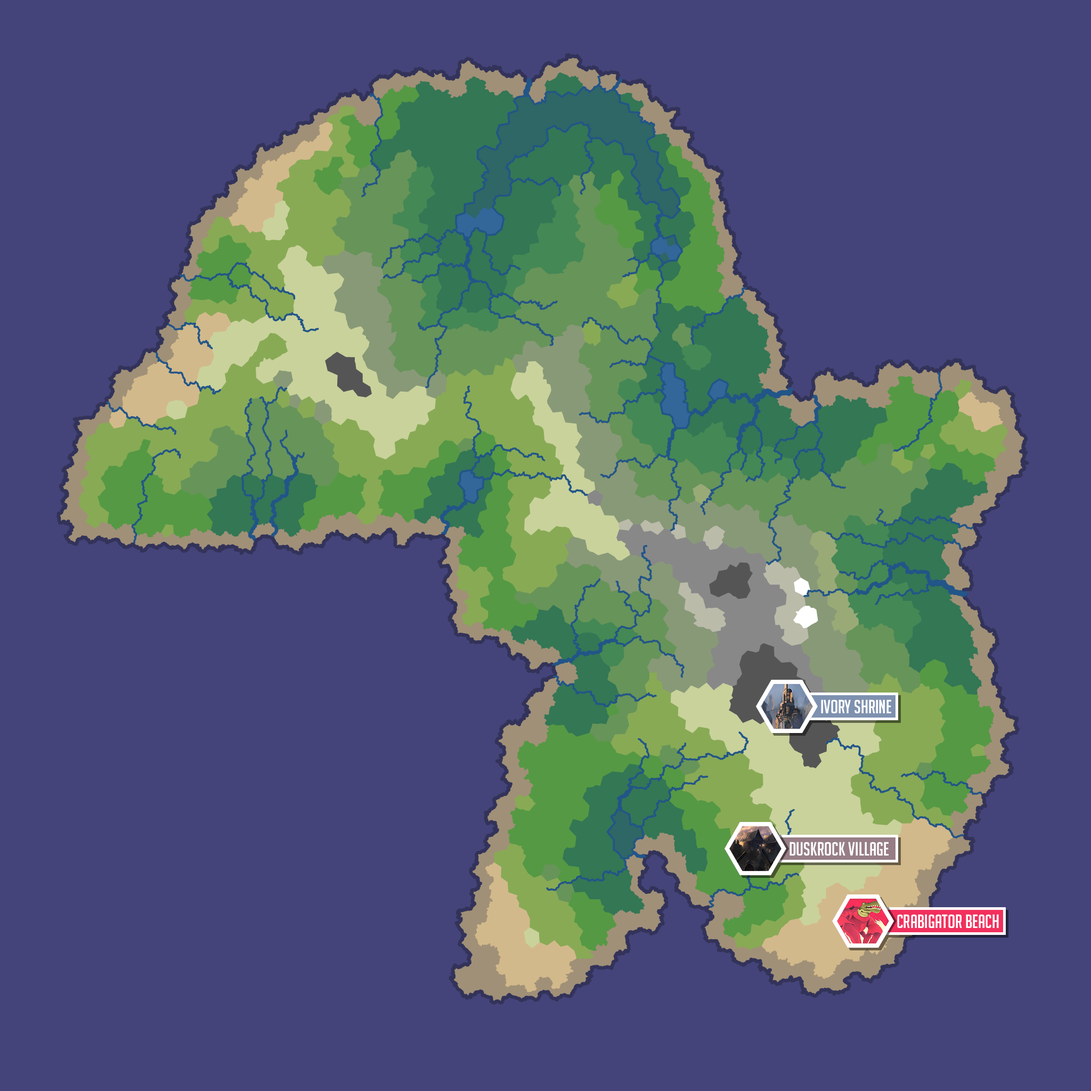
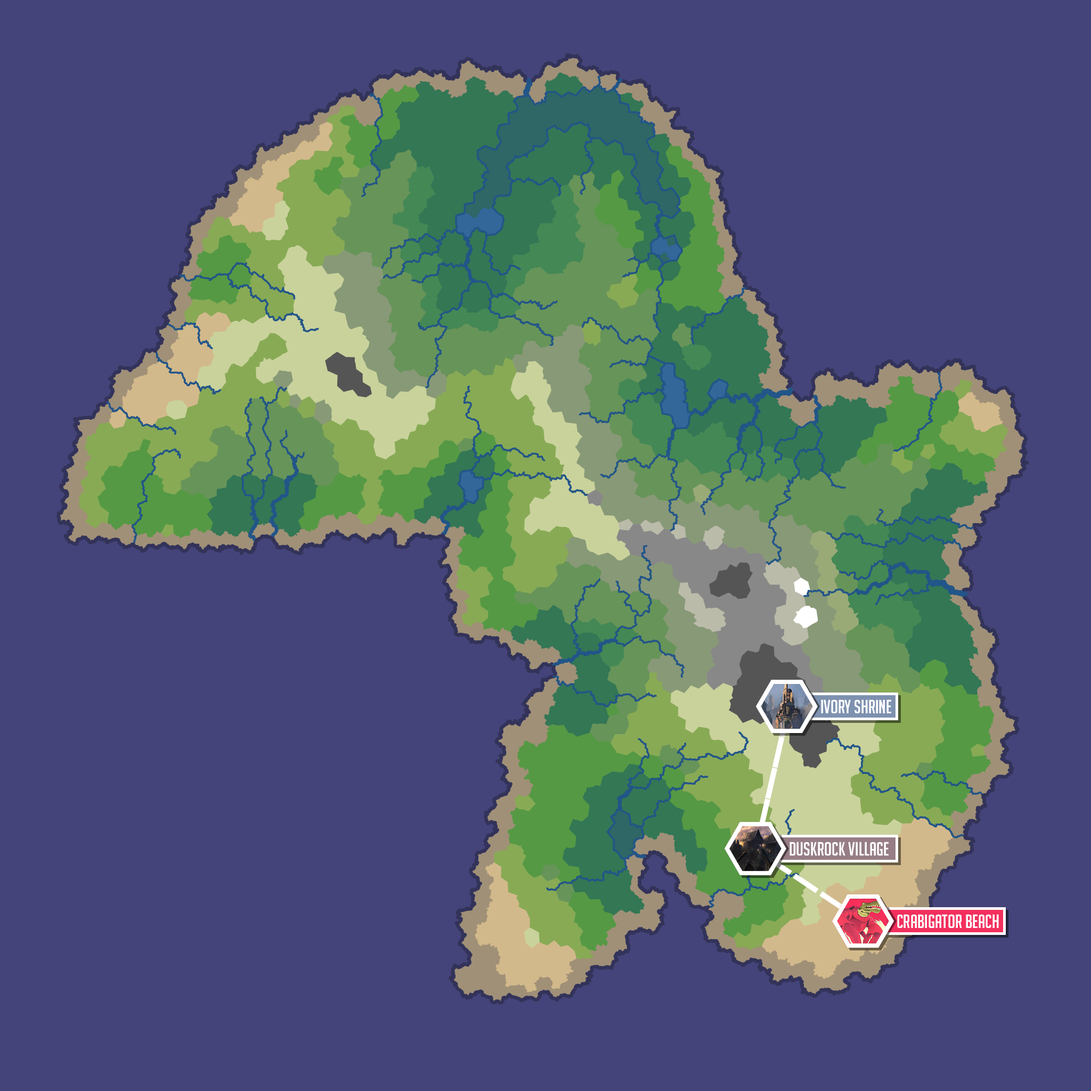
Layered file, before and after one edit (1091x1091). Changes by layer:
added layer "Icon Shadow copy" (50%) in group "Location Tag" over left=810, top=692, right=821, bottom=721
added group "Paths" with 2 layers above "Base" over left=759, top=707, right=843, bottom=910
added layer "Shape 2" in group "Paths" over left=775, top=862, right=843, bottom=910
added layer "Shape 1" in group "Paths" over left=759, top=733, right=787, bottom=823
